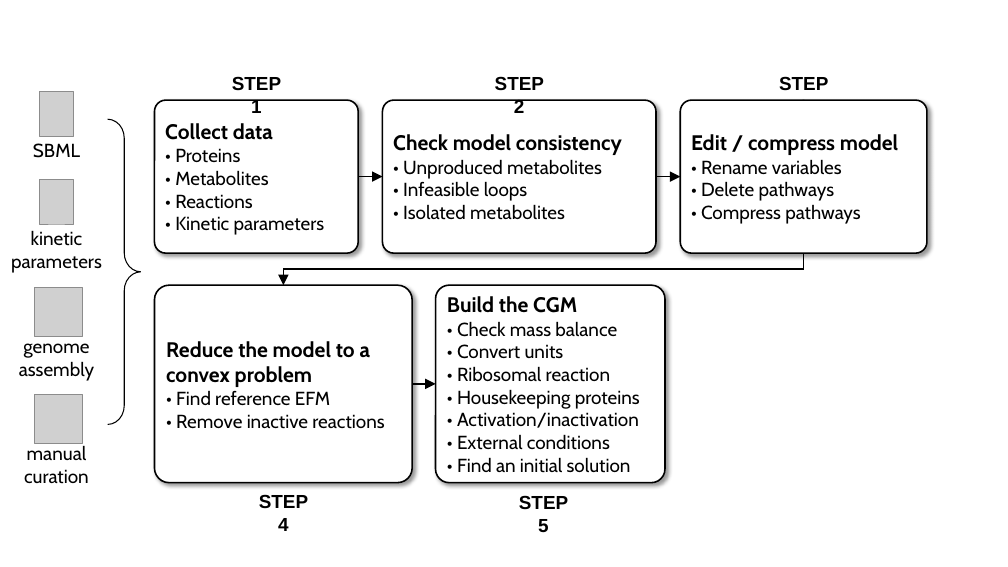
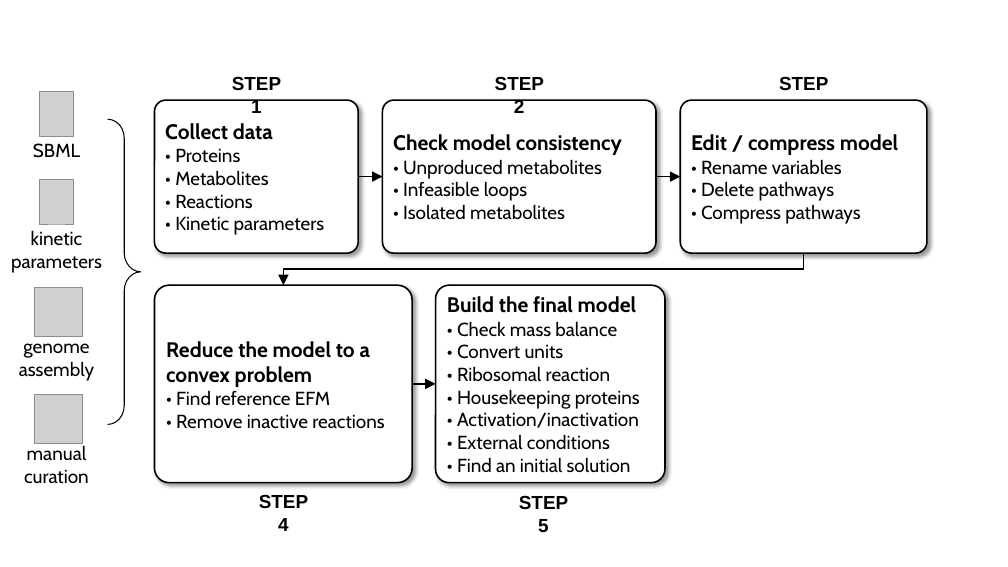
Before and after one commit to charlesrocabert/gbapy, a slide deck: slide 5 of doc/genome_scale_pipeline/genome_scale_pipeline.pptx. Drawn at 1008x567 pixels with LibreOffice and Linux fonts; fonts in the diff are those of the drawing; grey boxes stand for pictures. Boxes give left, top, right and bottom in pixels: in the first picture for what was removed or moved away, otherwise in the second. Text is boxed around its words. In the diff, an @@ line names an element or a change of style, - is before the commit and + after.

```diff
--- a/doc/genome_scale_pipeline/genome_scale_pipeline.pptx
+++ b/doc/genome_scale_pipeline/genome_scale_pipeline.pptx
@@ text in rounded rectangle at (x1=447, y1=296, x2=636, y2=313): text changed @@
-Build the CGM
+Build the final model
```
Also in this commit, not shown: 2 other slides changed, 52 other files.
